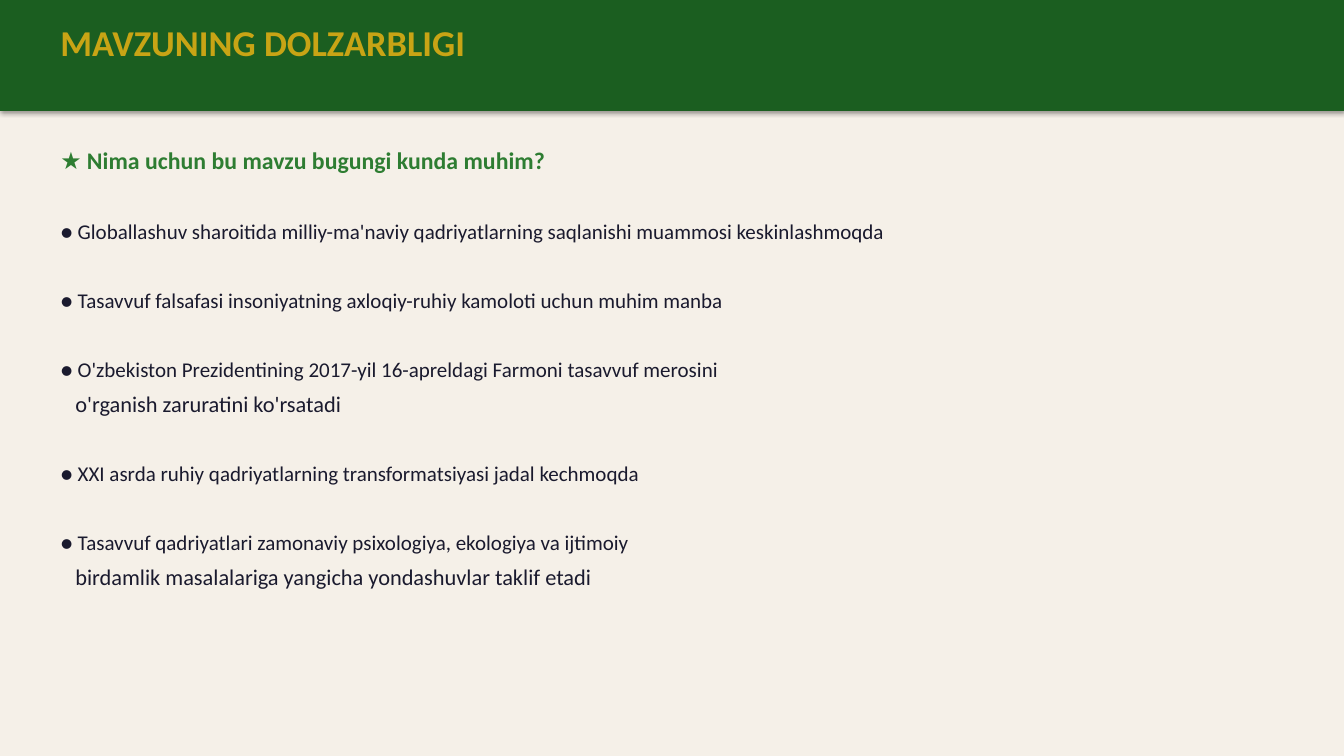
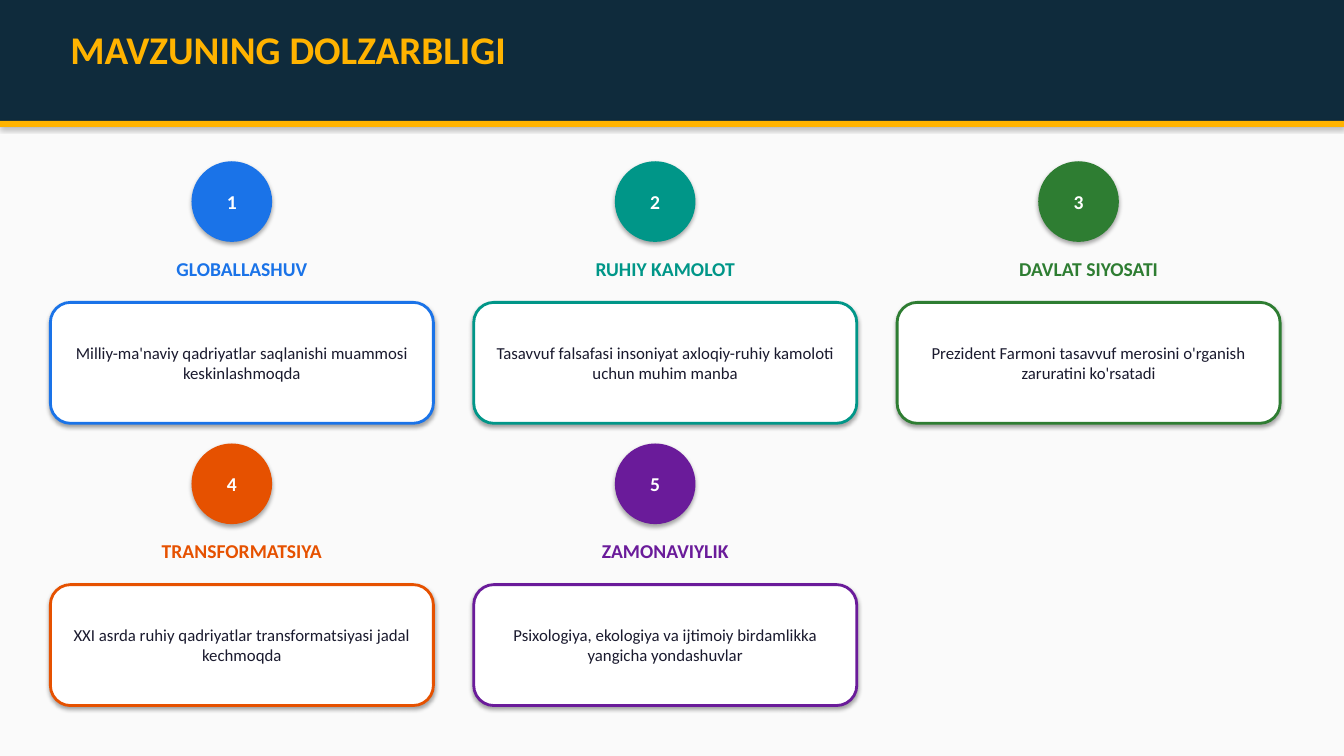
Before and after one commit to chinpolatovumidjon88-lab/BADIRYAR, a slide deck: slide 2 of Tasavvuf_Qadriyatlar_Taqdimot.pptx. Drawn at 1344x756 pixels with LibreOffice and Linux fonts; fonts in the diff are those of the drawing. Boxes give left, top, right and bottom in pixels: in the first picture for what was removed or moved away, otherwise in the second. Text is boxed around its words. In the diff, an @@ line names an element or a change of style, - is before the commit and + after.

Commit message:
Tasavvuf taqdimoti v2: grafiklar, sxemalar, diagrammalar bilan

```diff
--- a/Tasavvuf_Qadriyatlar_Taqdimot.pptx
+++ b/Tasavvuf_Qadriyatlar_Taqdimot.pptx
@@ background #F5F0E8 to #FAFAFA @@
@@ rectangle: place and size @@
-rectangle at box(0, 0, 1344, 111)
+rectangle at box(0, 0, 1344, 121)
@@ rectangle at box(0, 0, 1344, 121): fill #1B5E20 to #0F2B3C @@
@@ text "MAVZUNING DOLZARBLIGI": place and size @@
-text "MAVZUNING DOLZARBLIGI" at box(60, 32, 465, 56)
+text "MAVZUNING DOLZARBLIGI" at box(70, 38, 506, 65)
@@ text "MAVZUNING DOLZARBLIGI" at box(70, 38, 506, 65): size 26 to 28 pt, text colour #C8A415 to #FFB300 @@
@@ rectangle added at box(0, 121, 1344, 127), fill #FFB300 @@
@@ text removed at box(75, 152, 884, 589) @@
-★ Nima uchun bu mavzu bugungi kunda muhim?
-● Globallashuv sharoitida milliy-ma'naviy qadriyatlarning saqlanishi muammosi keskinlashmoqda
-● Tasavvuf falsafasi insoniyatning axloqiy-ruhiy kamoloti uchun muhim manba
-● O'zbekiston Prezidentining 2017-yil 16-apreldagi Farmoni tasavvuf merosini
-o'rganish zaruratini ko'rsatadi
-● XXI asrda ruhiy qadriyatlarning transformatsiyasi jadal kechmoqda
-● Tasavvuf qadriyatlari zamonaviy psixologiya, ekologiya va ijtimoiy
-birdamlik masalalariga yangicha yondashuvlar taklif etadi
@@ ellipse added at box(192, 161, 272, 242), fill #1A73E8, 14 pt, text #FFFFFF, bold @@
+1
@@ ellipse added at box(615, 161, 696, 242), fill #009688, 14 pt, text #FFFFFF, bold @@
+2
@@ ellipse added at box(1038, 161, 1119, 242), fill #2E7D32, 14 pt, text #FFFFFF, bold @@
+3
@@ text added at box(176, 263, 307, 276), 14 pt, text #1A73E8, bold @@
+GLOBALLASHUV
@@ text added at box(596, 263, 735, 276), 14 pt, text #009688, bold @@
+RUHIY KAMOLOT
@@ text added at box(1019, 263, 1158, 276), 14 pt, text #2E7D32, bold @@
+DAVLAT SIYOSATI
@@ rounded rectangle added at box(50, 302, 434, 423), fill #FFFFFF, outline #1A73E8 2 pt, 12 pt, text #1A1A2E @@
+Milliy-ma'naviy qadriyatlar saqlanishi muammosi keskinlashmoqda
@@ rounded rectangle added at box(474, 302, 857, 423), fill #FFFFFF, outline #009688 2 pt, 12 pt, text #1A1A2E @@
+Tasavvuf falsafasi insoniyat axloqiy-ruhiy kamoloti uchun muhim manba
@@ rounded rectangle added at box(897, 302, 1280, 423), fill #FFFFFF, outline #2E7D32 2 pt, 12 pt, text #1A1A2E @@
+Prezident Farmoni tasavvuf merosini o'rganish zaruratini ko'rsatadi
@@ ellipse added at box(192, 444, 272, 524), fill #E65100, 14 pt, text #FFFFFF, bold @@
+4
@@ ellipse added at box(615, 444, 696, 524), fill #6A1B9A, 14 pt, text #FFFFFF, bold @@
+5
@@ text added at box(162, 545, 322, 558), 14 pt, text #E65100, bold @@
+TRANSFORMATSIYA
@@ text added at box(602, 545, 729, 558), 14 pt, text #6A1B9A, bold @@
+ZAMONAVIYLIK
@@ rounded rectangle added at box(50, 585, 434, 706), fill #FFFFFF, outline #E65100 2 pt, 12 pt, text #1A1A2E @@
+XXI asrda ruhiy qadriyatlar transformatsiyasi jadal kechmoqda
@@ rounded rectangle added at box(474, 585, 857, 706), fill #FFFFFF, outline #6A1B9A 2 pt, 12 pt, text #1A1A2E @@
+Psixologiya, ekologiya va ijtimoiy birdamlikka yangicha yondashuvlar
```
Also in this commit, not shown: 13 other slides changed, 1 slide added, 1 slide removed.
